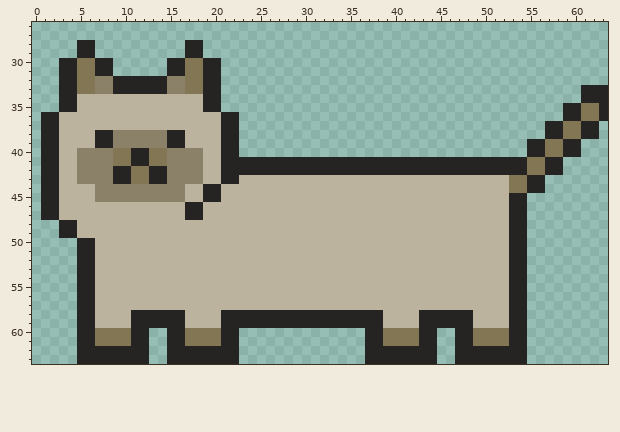
One commit to this pixel-art sprite: engine/src/main/resources/engine/img/player_sprite.png. The picture above was drawn from the file before the commit.
The file is 64x64 pixels. Shown: x 0..63, y 26..63.
New version:
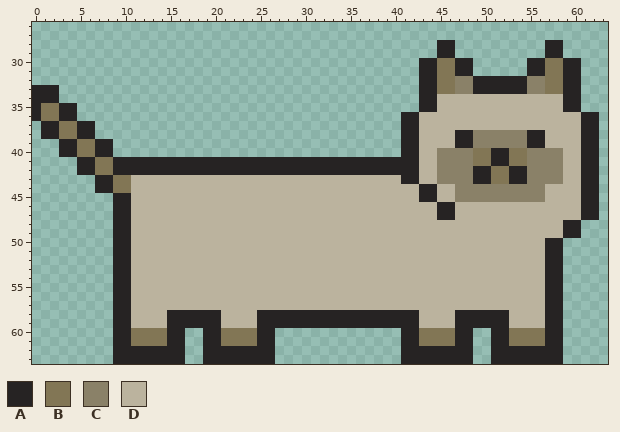
Palette (. is transparent): A #262323  B #827655  C #8a8168  D #bbb39e
From old to new:
y 28..29: x 5..6 AA -> ..; x 17..18 AA -> ..; x 45..46 .. -> AA; x 57..58 .. -> AA
y 30..31: x 3..8 AABBAA -> ......; x 15..20 AABBAA -> ......; x 43..48 ...... -> AABBAA; x 55..60 ...... -> AABBAA
y 32: x 3..20 AABBCCAAAAAACCBBAA -> ..................; x 43..60 .................. -> AABBCCAAAAAACCBBAA
y 33: x 0..20 ...AABBCCAAAAAACCBBAA -> AAA..................; x 43..63 ..................AAA -> AABBCCAAAAAACCBBAA...
y 34: x 0..20 ...AADDDDDDDDDDDDDDAA -> AAA..................; x 43..63 ..................AAA -> AADDDDDDDDDDDDDDAA...
y 35: x 0..2 ... -> ABB; x 5..20 DDDDDDDDDDDDDDAA -> ................; x 43..58 ................ -> AADDDDDDDDDDDDDD; x 61..63 BBA -> ...
y 36: x 0..22 .AADDDDDDDDDDDDDDDDDDAA -> ABBAA..................; x 41..63 ..................AABBA -> AADDDDDDDDDDDDDDDDDDAA.
y 37: x 3..22 DDDDDDDDDDDDDDDDDDAA -> BBAA................; x 41..60 ................AABB -> AADDDDDDDDDDDDDDDDDD
y 38: x 3..22 DDDDAACCCCCCAADDDDAA -> BBAA................; x 41..60 ................AABB -> AADDDDAACCCCCCAADDDD
y 39: x 1..6 AADDDD -> ..AABB; x 9..22 CCCCCCAADDDDAA -> ..............; x 41..54 .............. -> AADDDDAACCCCCC; x 57..62 BBAA.. -> DDDDAA
y 40: x 1..22 AADDCCCCBBAABBCCCCDDAA -> ..AABBAA..............; x 41..62 ..............AABBAA.. -> AADDCCCCBBAABBCCCCDDAA
y 41: x 1..10 AADDCCCCBB -> ....AABBAA; x 13..20 BBCCCCDD -> AAAAAAAA; x 43..50 AAAAAAAA -> DDCCCCBB; x 53..62 AABBAA.... -> BBCCCCDDAA
y 42: x 1..8 AADDCCCC -> ....AABB; x 11..12 BB -> AA; x 15..20 CCCCDD -> AAAAAA; x 43..48 AAAAAA -> DDCCCC; x 51..52 AA -> BB; x 55..62 BBAA.... -> CCCCDDAA
y 43: x 1..18 AADDCCCCAABBAACCCC -> ......AABBDDDDDDDD; x 21..22 AA -> DD; x 41..42 DD -> AA; x 45..62 DDDDDDDDBBAA...... -> CCCCAABBAACCCCDDAA
y 44: x 1..16 AADDDDCCCCCCCCCC -> ......AABBDDDDDD; x 19..20 AA -> DD; x 43..44 DD -> AA; x 47..62 DDDDDDBBAA...... -> CCCCCCCCCCDDDDAA
y 45: x 1..16 AADDDDCCCCCCCCCC -> ........AADDDDDD; x 19..20 AA -> DD; x 43..44 DD -> AA; x 47..62 DDDDDDAA........ -> CCCCCCCCCCDDDDAA
y 46..47: x 1..10 AADDDDDDDD -> ........AA; x 17..18 AA -> DD; x 45..46 DD -> AA; x 53..62 AA........ -> DDDDDDDDAA
y 48..49: x 3..10 AADDDDDD -> ......AA; x 53..60 AA...... -> DDDDDDAA
y 50..57: x 5..10 AADDDD -> ....AA; x 53..58 AA.... -> DDDDAA
y 58..59: x 5..14 AADDDDAAAA -> ....AADDDD; x 17..24 DDDDAAAA -> AAAADDDD; x 39..46 DDDDAAAA -> AAAADDDD; x 49..58 DDDDAA.... -> AAAADDDDAA
y 60..61: x 5..14 AABBBBAA.. -> ....AABBBB; x 17..26 BBBBAA.... -> ..AABBBBAA; x 37..46 AABBBBAA.. -> ....AABBBB; x 49..58 BBBBAA.... -> ..AABBBBAA
y 62..63: x 5..8 AAAA -> ....; x 13..14 .. -> AA; x 17..18 AA -> ..; x 23..26 .... -> AAAA; x 37..40 AAAA -> ....; x 45..46 .. -> AA; x 49..50 AA -> ..; x 55..58 .... -> AAAA
Changed places in both pictures, as pixel boxes (x1, y1, x2, y2):
changed: (32, 40, 275, 364)
changed: (365, 40, 608, 364)
